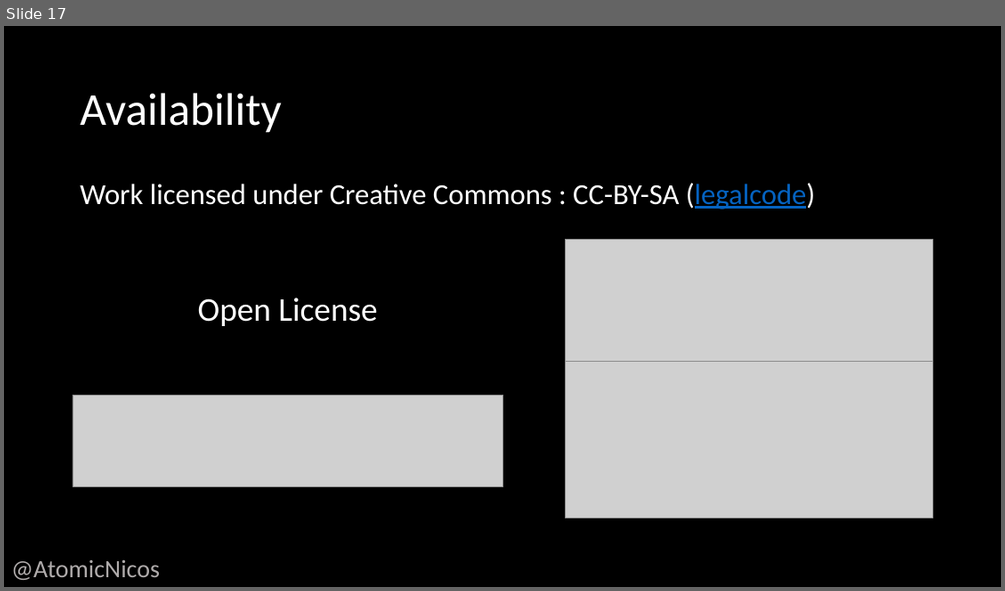
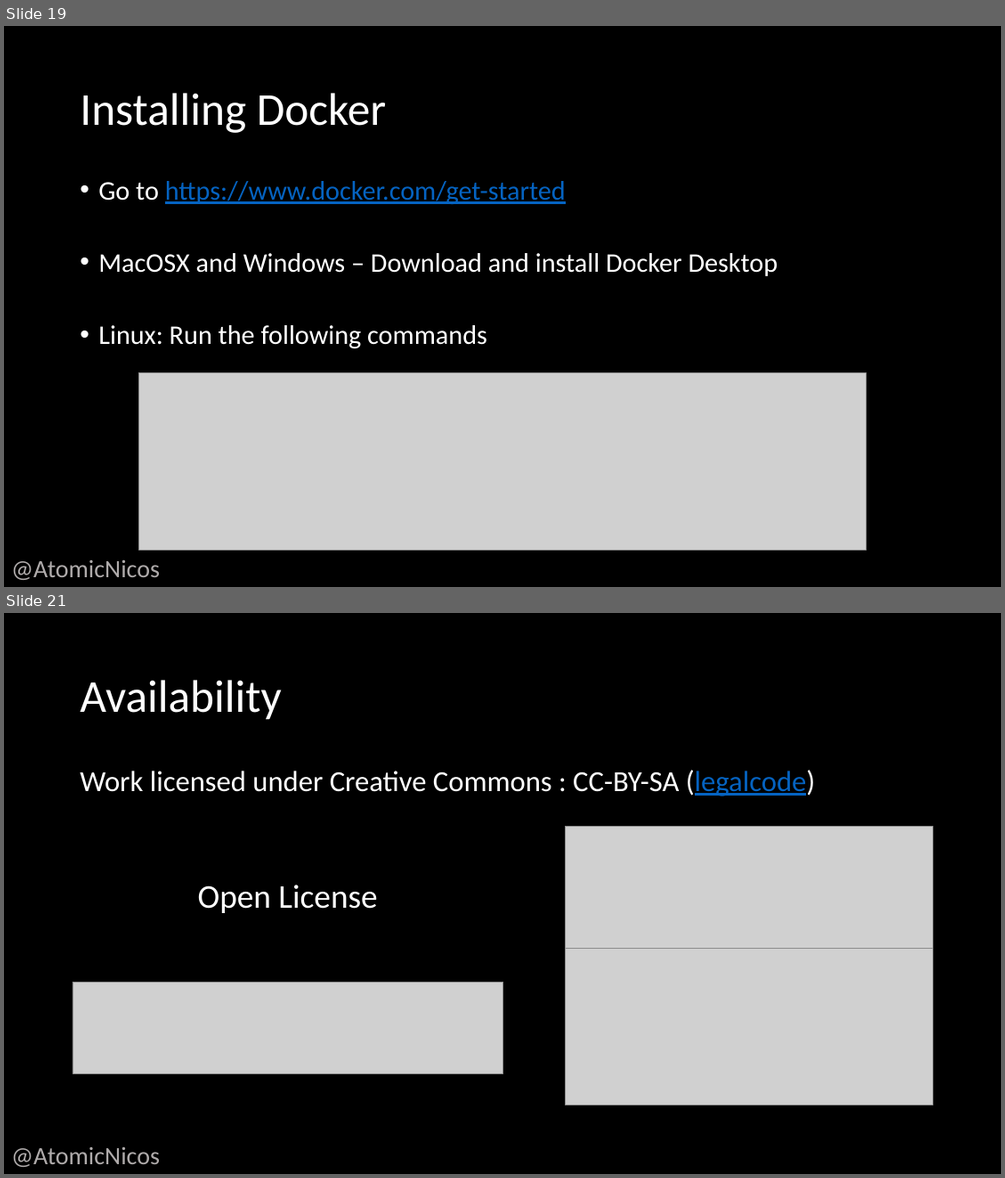
Before and after one commit to AtomicMaya/talks, a slide deck: nicolas-boeckh@bsides-ncl-workshop.pptx. Shown one above the other, each under a label of ours: slide 17 before the commit, slides 19 and 21 after it; the slides between them are not shown. The pictures are 1005x591 and 1005x1178 pixels, drawn with LibreOffice and Linux fonts; fonts in the diff are those of the drawing; grey boxes stand for pictures. Boxes give left, top, right and bottom in pixels: in the first picture for what was removed or moved away, otherwise in the second. Text is boxed around its words. In the diff, an @@ line names an element or a change of style, - is before the commit and + after.

```diff
--- a/nicolas-boeckh@bsides-ncl-workshop.pptx
+++ b/nicolas-boeckh@bsides-ncl-workshop.pptx
@@ slide 19 added at (4,26,1001,587), background #000000 @@
@@ title added at (80,93,386,133), 44 pt, text #FFFFFF @@
+Installing Docker
@@ text added at (98,181,778,349), 25.9 pt, text #FFFFFF @@
+• Go to https://www.docker.com/get-started
+• MacOSX and Windows – Download and install Docker Desktop
+• Linux: Run the following commands
@@ picture added at (139,372,866,549) @@
@@ text added at (11,560,160,580), 24 pt, text #AFABAB @@
+@AtomicNicos
@@ what was slide 17 is now slide 21 @@
```
Also in this commit, not shown: 14 slides changed, 3 other slides added, 8 other files.
